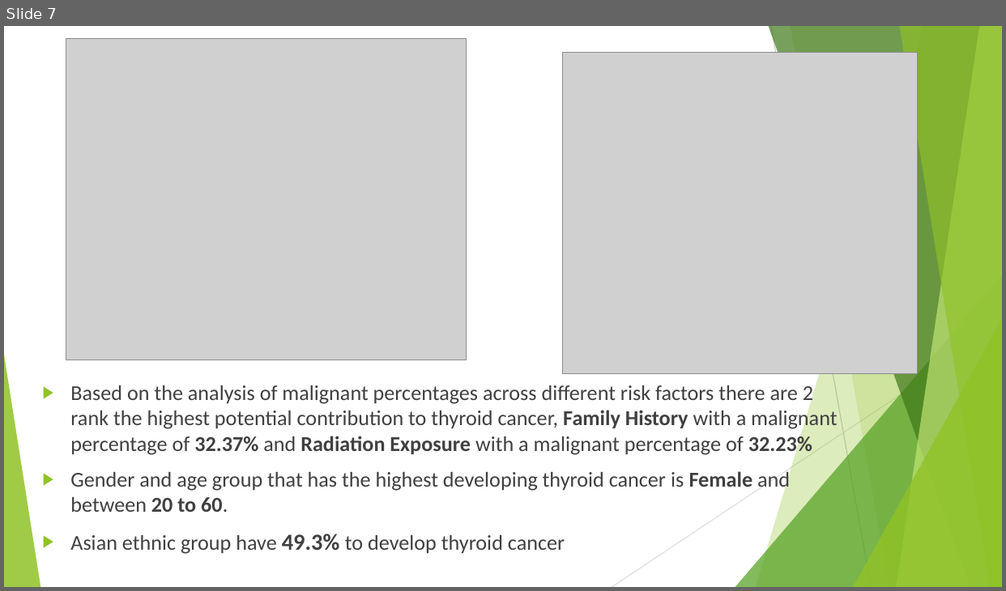
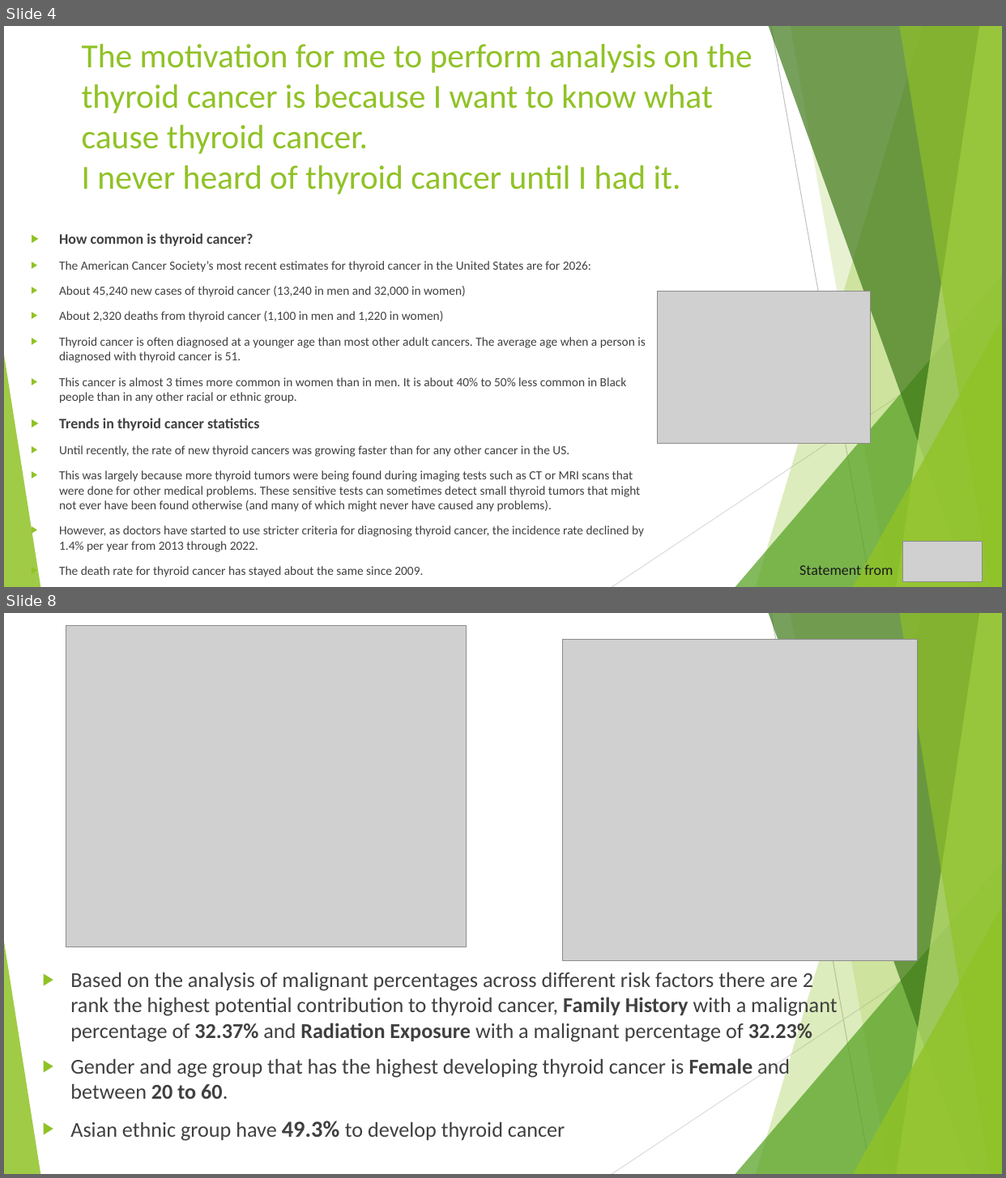
Before and after one commit to susielee1/Capstone-Project-Thyroid-Cancer, a slide deck: Capstone Project-Thyroid Cancer Powerpoint.pptx. Shown one above the other, each under a label of ours: slide 7 before the commit, slides 4 and 8 after it; the slides between them are not shown. The pictures are 1006x591 and 1006x1178 pixels, drawn with LibreOffice and Linux fonts; fonts in the diff are those of the drawing; grey boxes stand for pictures. Boxes give left, top, right and bottom in pixels: in the first picture for what was removed or moved away, otherwise in the second. Text is boxed around its words. In the diff, an @@ line names an element or a change of style, - is before the commit and + after.

```diff
--- a/Capstone Project-Thyroid Cancer Powerpoint.pptx
+++ b/Capstone Project-Thyroid Cancer Powerpoint.pptx
@@ slide 4 added at box(4, 26, 1002, 587), background #FFFFFF; not listed: 10 template elements that a slide beside it also shows @@
@@ title added at box(82, 44, 752, 194), 32.4 pt, text #90C226 @@
+The motivation for me to perform analysis on the thyroid cancer is because I want to know what cause thyroid cancer.
+I never heard of thyroid cancer until I had it.
@@ text added at box(59, 233, 646, 552), 12 pt, text #404040 @@
+▶ How common is thyroid cancer?
+▶ The American Cancer Society’s most recent estimates for thyroid cancer in the United States are for 2026:
+▶ About 45,240 new cases of thyroid cancer (13,240 in men and 32,000 in women)
+▶ About 2,320 deaths from thyroid cancer (1,100 in men and 1,220 in women)
+▶ Thyroid cancer is often diagnosed at a younger age than most other adult cancers. The average age when a person is diagnosed with thyroid cancer is 51.
+▶ This cancer is almost 3 times more common in women than in men. It is about 40% to 50% less common in Black people than in any other racial or ethnic group.
+▶ Trends in thyroid cancer statistics
+▶ Until recently, the rate of new thyroid cancers was growing faster than for any other cancer in the US.
+▶ This was largely because more thyroid tumors were being found during imaging tests such as CT or MRI scans that were done for other medical problems. These sensitive tests can sometimes detect small thyroid tumors that might not ever have been found otherwise (and many of which might never have caused any problems).
+▶ However, as doctors have started to use stricter criteria for diagnosing thyroid cancer, the incidence rate declined by 1.4% per year from 2013 through 2022.
+▶ The death rate for thyroid cancer has stayed about the same since 2009.
@@ picture added at box(658, 292, 871, 444) @@
@@ picture added at box(903, 542, 983, 582) @@
@@ text added at box(799, 565, 893, 575), 14 pt, text #1A1A1A @@
+Statement from
@@ what was slide 7 is now slide 8 @@
```
Also in this commit, not shown: 5 slides changed, 2 other slides added, 2 slides removed.
